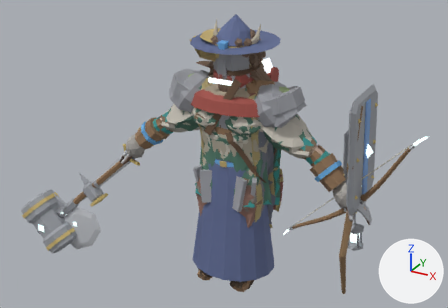
The glTF model art/creator/humanoid_heavy/export/humanoid_heavy_masculine.glb, before and after one commit.
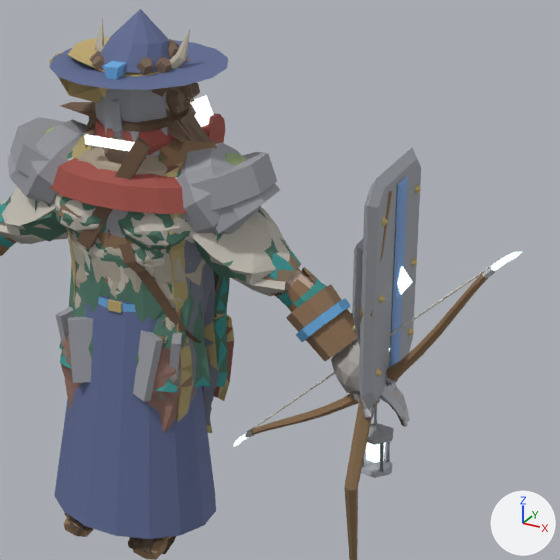
Old and new are each drawn whole from a camera (50 mm lens) standing at (2.07, -3.93, 3.03) and looking at (-0.18, 0.16, 0.99) and again close up on the part from 37% to 100% of the width and 3% to 95% of the height. Every picture has the same lights, and +X, +Y and +Z are marked at lower right. The older version's two pictures come first. Vertices at exactly the same position are counted once.

The first close-up shows 'part.back.long_coat', 'part.head.wide_hat', 'part.offhand.bow', 'part.offhand.ranger_bow', 'part.offhand.shield', 'part.offhand.tower_shield', 'part.shoulders.mantle', 'part.shoulders.pauldrons', 'part.shoulders.slabs', 'part.torso.ranger_tunic', 'part.torso.robe', 'part.torso.sleeved_shirt', 'part.waist.tassets' and 36 more.
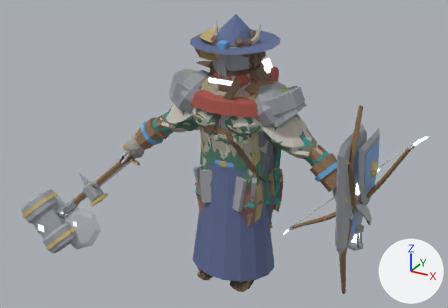
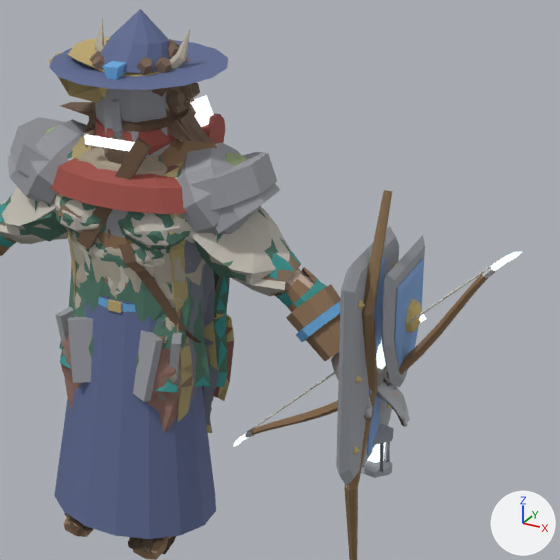
Boxes [x1, y1, x2, y2] around the edits, measured in the close-ups (560 x 560 px; the box of a moved part takes in the faces that stretch with it):
'part.offhand.tower_shield', reshaped
    before: [358, 148, 421, 410]
    after: [336, 226, 399, 487]
'part.offhand.shield', reshaped
    before: [352, 239, 363, 347]
    after: [382, 235, 427, 388]
part 1 of me_part_offhand_shield, moved or reshaped
    before: [352, 239, 363, 347]
    after: [382, 235, 425, 388]
part 2 of me_part_offhand_shield, moved or reshaped (not visible before)
    after: [406, 299, 422, 332]
part 3 of me_part_offhand_shield, moved or reshaped (not visible before)
    after: [419, 314, 427, 323]
part 4 of me_part_offhand_shield, moved or reshaped (not visible before)
    after: [395, 258, 424, 371]
part 5 of me_part_offhand_tower_shield, moved or reshaped
    before: [358, 148, 421, 410]
    after: [336, 226, 399, 487]
part 6 of me_part_offhand_tower_shield, moved or reshaped
    before: [376, 368, 383, 377]
    after: [354, 446, 360, 455]
part 7 of me_part_offhand_tower_shield, moved or reshaped
    before: [379, 294, 386, 304]
    after: [356, 375, 362, 384]
part 8 of me_part_offhand_tower_shield, moved or reshaped
    before: [382, 216, 388, 226]
    after: [358, 300, 365, 309]
part 9 of me_part_offhand_tower_shield, moved or reshaped
    before: [408, 328, 414, 336]
    after: [387, 404, 391, 409]
part 10 of me_part_offhand_tower_shield, moved or reshaped (not visible afterwards)
    before: [415, 185, 421, 194]
part 11 of me_part_offhand_tower_shield, moved or reshaped
    before: [397, 266, 413, 295]
    after: [376, 345, 386, 369]
part 12 of me_part_offhand_tower_shield, moved or reshaped
    before: [389, 176, 408, 368]
    after: [368, 257, 385, 454]

Diff of the bpy script that builds the scene:
```diff
--- a/art/creator/humanoid_heavy/export/humanoid_heavy_masculine.glb.py
+++ b/art/creator/humanoid_heavy/export/humanoid_heavy_masculine.glb.py
@@ me_part_offhand_shield @@
-me_part_offhand_shield.from_pydata(...)  # 93 vertices, 158 faces; spans x 0.906..1.048, y -0.166..0.256, z 0.873..1.497
+me_part_offhand_shield.from_pydata(...)  # 93 vertices, 158 faces; spans x 0.954..1.137, y -0.175..0.246, z 0.873..1.417
+# me_part_offhand_shield part 1: the loose piece of 21 vertices spanning x 0.906..0.967, y -0.166..0.256, z 0.977..1.497 is moved by (0.115, -0.01, -0.08)
+# me_part_offhand_shield part 2: the loose piece of 17 vertices spanning x 0.96..1.008, y -0.02..0.11, z 1.204..1.333 is moved by (0.115, -0.01, -0.08)
+# me_part_offhand_shield part 3: the loose piece of 6 vertices spanning x 0.978..1.022, y 0.022..0.066, z 1.248..1.292 is moved by (0.115, -0.01, -0.08)
+# me_part_offhand_shield part 4: the loose piece of 21 vertices spanning x 0.941..0.976, y -0.111..0.201, z 1.049..1.433 is moved by (0.115, -0.01, -0.08)
 me_part_offhand_shield.materials.append(mat_metal)
@@ me_part_offhand_tower_shield @@
-me_part_offhand_tower_shield.from_pydata(...)  # 106 vertices, 164 faces; spans x 0.938..1.066, y -0.212..0.351, z 0.868..1.728
+me_part_offhand_tower_shield.from_pydata(...)  # 106 vertices, 164 faces; spans x 0.913..1.048, y -0.314..0.249, z 0.599..1.459
+# me_part_offhand_tower_shield part 5: the loose piece of 24 vertices spanning x 0.938..1.03, y -0.212..0.351, z 0.868..1.728 is moved by (-0.025, -0.102, -0.269)
+# me_part_offhand_tower_shield part 6: the loose piece of 6 vertices spanning x 1.006..1.042, y -0.14..-0.104, z 1.003..1.039 is moved by (-0.025, -0.102, -0.269)
+# me_part_offhand_tower_shield part 7: the loose piece of 6 vertices spanning x 0.991..1.027, y -0.139..-0.103, z 1.282..1.318 is moved by (-0.025, -0.102, -0.269)
+# me_part_offhand_tower_shield part 8: the loose piece of 6 vertices spanning x 0.976..1.012, y -0.138..-0.102, z 1.562..1.598 is moved by (-0.025, -0.102, -0.269)
+# me_part_offhand_tower_shield part 9: the loose piece of 6 vertices spanning x 1.008..1.044, y 0.24..0.276, z 1.001..1.037 is moved by (-0.025, -0.102, -0.269)
+# me_part_offhand_tower_shield part 10: the loose piece of 6 vertices spanning x 0.978..1.014, y 0.242..0.278, z 1.56..1.596 is moved by (-0.025, -0.102, -0.269)
+# me_part_offhand_tower_shield part 11: the loose piece of 6 vertices spanning x 0.986..1.066, y 0.029..0.109, z 1.245..1.356 is moved by (-0.025, -0.102, -0.269)
+# me_part_offhand_tower_shield part 12: the loose piece of 12 vertices spanning x 0.985..1.039, y 0.018..0.121, z 0.93..1.669 is moved by (-0.025, -0.102, -0.269)
+# other edits to the shape of me_part_offhand_tower_shield do not show in these pictures
 me_part_offhand_tower_shield.materials.append(mat_metal)
```
